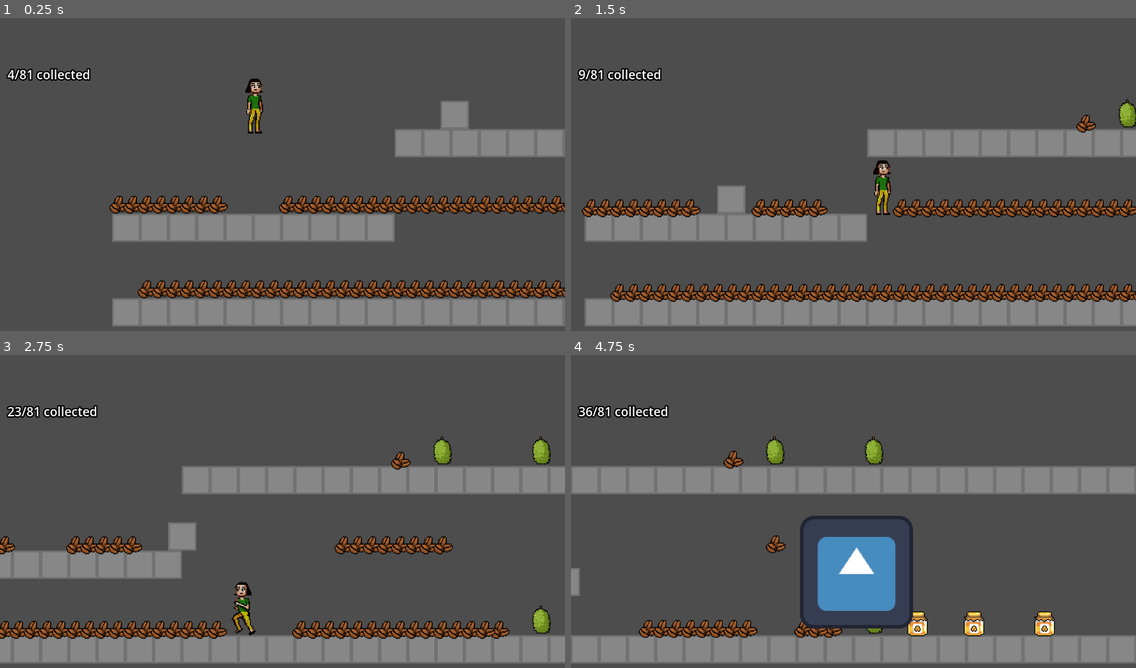
Above: before the commit, frames 1-4 (two rows, left to right).
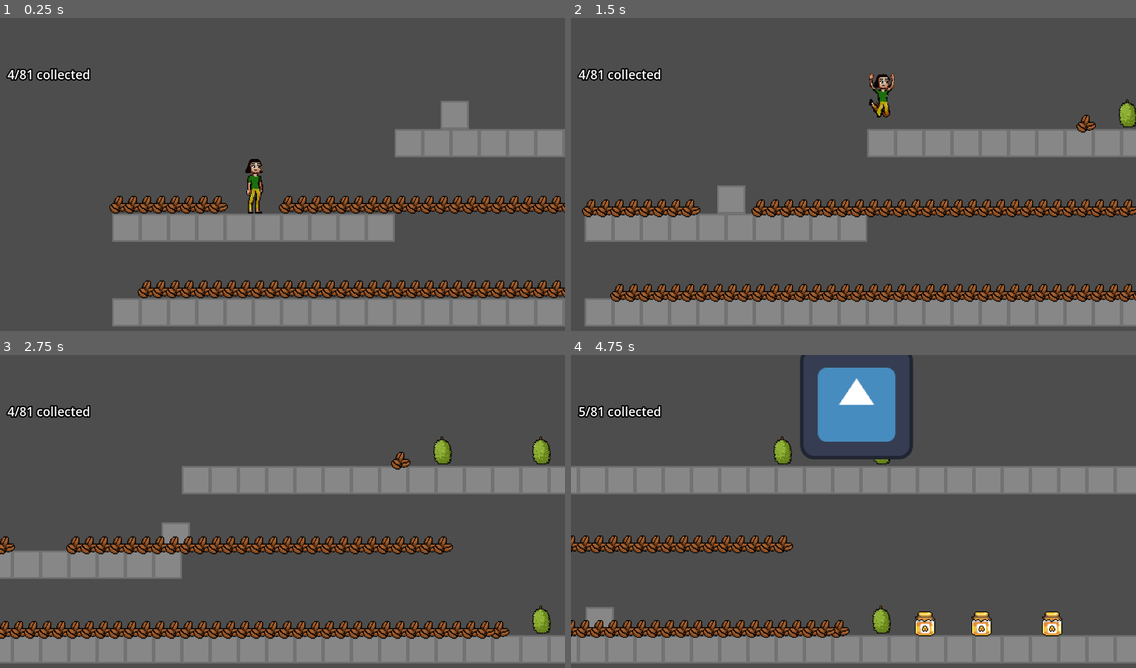
Above: after the commit, the same moments.

Repository: JumbledOne/RPHGameProject
Game: Godot game, scene res://scenes/game_scene/game_scene.tscn
Two runs of this game, one before a commit and one after it. Both use one fixed random seed, a clock stepped at 60 frames per second and the inputs below. The engine's default icon, where the game draws it, is replaced by a stand-in: a white triangle on a blue panel in a dark square.
Inputs:
- Up to frame 1 (0.25 s): no input
- Up to frame 2 (1.5 s): tap Enter at 0.5 s; hold Space (jump) 0.53-1.28 s; hold D (right) from 0.53 s (still down); tap I (ability) at 1.35 s
- Up to frame 3 (2.75 s): tap Space (jump) at 1.52, 1.55, 1.82 s; release D (right) at 2.03 s; hold A (left) from 2.03 s (still down); hold Space (jump) from 2.03 s (still down); tap E (attack) at 2.1 s
- Up to frame 4 (4.75 s): release A (left) at 2.78 s; release Space (jump) at 2.78 s; hold D (right) 2.78-4.28 s; tap Space (jump) at 2.85, 3.02, 3.32, 3.77, 3.8, 4.07, 4.52, 4.55 s; hold I (ability) 3.53-4.28 s; hold A (left) from 4.28 s (still down); tap E (attack) at 4.35 s

The runs differ from the first frame. In frame 1, 0.8% of the frame differs, in the area x 43-47%, y 19-63%; in frame 2, 1.3%; in frame 3, 2.9%; in frame 4, 14%, in the area x 0-87%, y 0-91%.

Commit message:
Fixed minor bug again and the player now doesn't jump on start

Diff:
--- a/src/scripts/entity/platformer_entity.gd
+++ b/src/scripts/entity/platformer_entity.gd
@@ -31,8 +31,8 @@
 
 # Internal vars
 var _gravity_factor: float = 1
-var _last_jump_time: float = -INF # In seconds
-var _last_on_floor: float = -INF # In seconds
+var _last_jump_time: float = INF # In seconds
+var _last_on_floor: float = INF # In seconds
 var _was_on_floor: bool = false:
 	set(v):
 		if v and not _was_on_floor:
